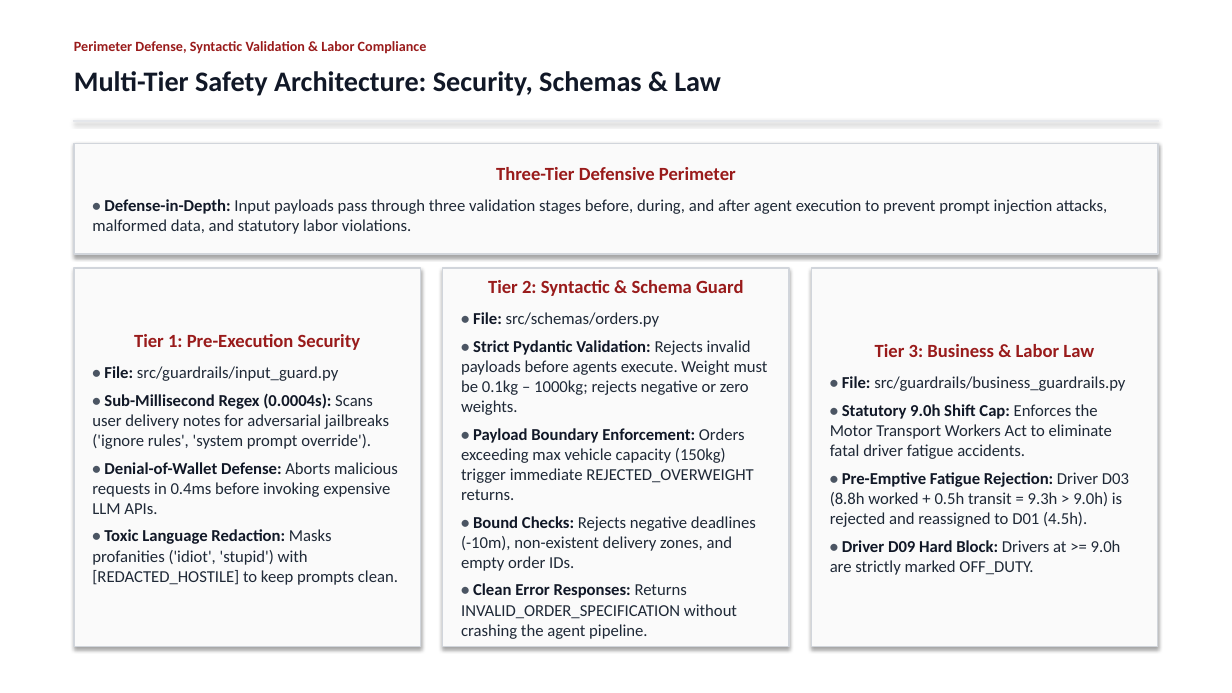
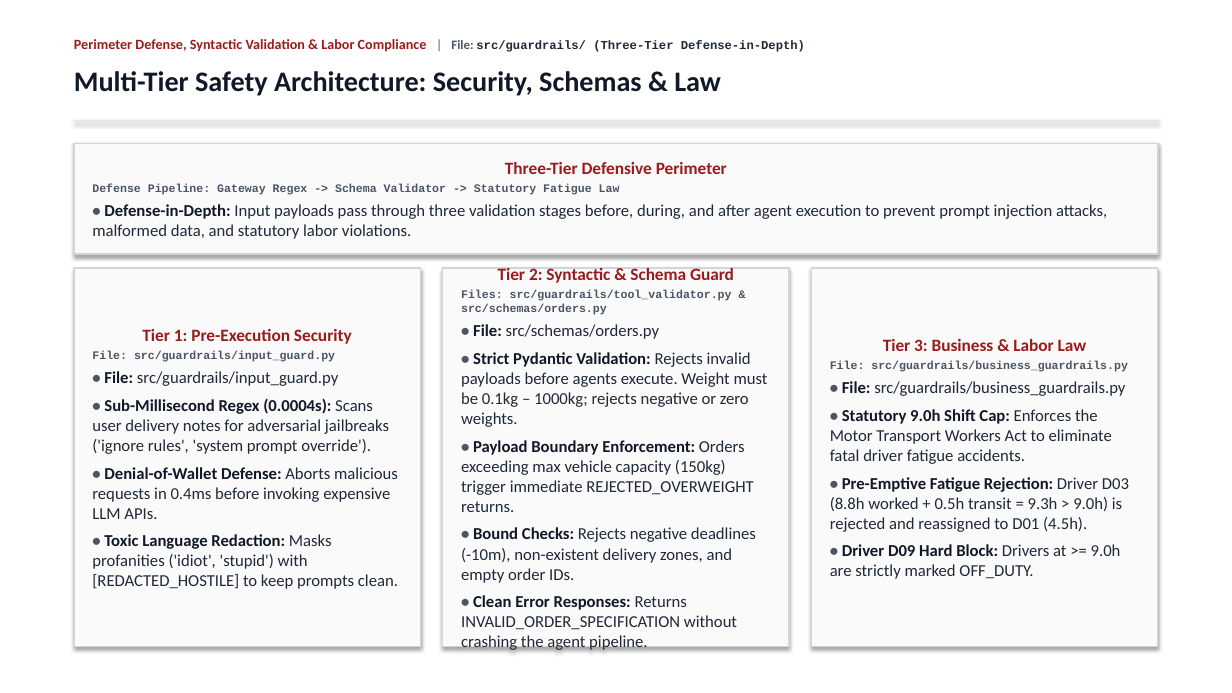
Before and after one commit to Akshat5091/DeliveryFleet-MAS, a slide deck: slide 16 of Eval 2 Documents/DeliveryFleet_MAS_Evaluation2_Master_Presentation.pptx. Drawn at 1232x693 pixels with LibreOffice and Linux fonts; fonts in the diff are those of the drawing. Boxes give left, top, right and bottom in pixels: in the first picture for what was removed or moved away, otherwise in the second. Text is boxed around its words. In the diff, an @@ line names an element or a change of style, - is before the commit and + after.

```diff
--- a/Eval 2 Documents/DeliveryFleet_MAS_Evaluation2_Master_Presentation.pptx
+++ b/Eval 2 Documents/DeliveryFleet_MAS_Evaluation2_Master_Presentation.pptx
@@ text at (x1=74, y1=39, x2=805, y2=52): text changed @@
-Perimeter Defense, Syntactic Validation & Labor Compliance
+Perimeter Defense, Syntactic Validation & Labor Compliance | File: src/guardrails/ (Three-Tier Defense-in-Depth)
@@ text in rectangle at (x1=505, y1=162, x2=727, y2=174): size 14.5 to 13.5 pt in "Three-Tier Defensive Perimeter"; less space between paragraphs @@
@@ text in rectangle at (x1=92, y1=184, x2=620, y2=195): paragraph added @@
+Defense Pipeline: Gateway Regex -> Schema Validator -> Statutory Fatigue Law
@@ text in rectangle at (x1=498, y1=267, x2=734, y2=283): size 14.5 to 13.5 pt in "Tier 2: Syntactic & Schema Guard"; less space between paragraphs @@
@@ text in rectangle at (x1=461, y1=290, x2=732, y2=315): paragraph added @@
+Files: src/guardrails/tool_validator.py & src/schemas/orders.py
@@ text in rectangle at (x1=142, y1=329, x2=352, y2=344): size 14.5 to 13.5 pt in "Tier 1: Pre-Execution Security"; less space between paragraphs @@
@@ text in rectangle at (x1=92, y1=351, x2=335, y2=362): paragraph added @@
+File: src/guardrails/input_guard.py
@@ text in rectangle at (x1=883, y1=339, x2=1087, y2=351): size 14.5 to 13.5 pt in "Tier 3: Business & Labor Law"; less space between paragraphs @@
@@ text in rectangle at (x1=830, y1=361, x2=1128, y2=372): paragraph added @@
+File: src/guardrails/business_guardrails.py
```
Also in this commit, not shown: 23 other slides changed, 8 other files.
